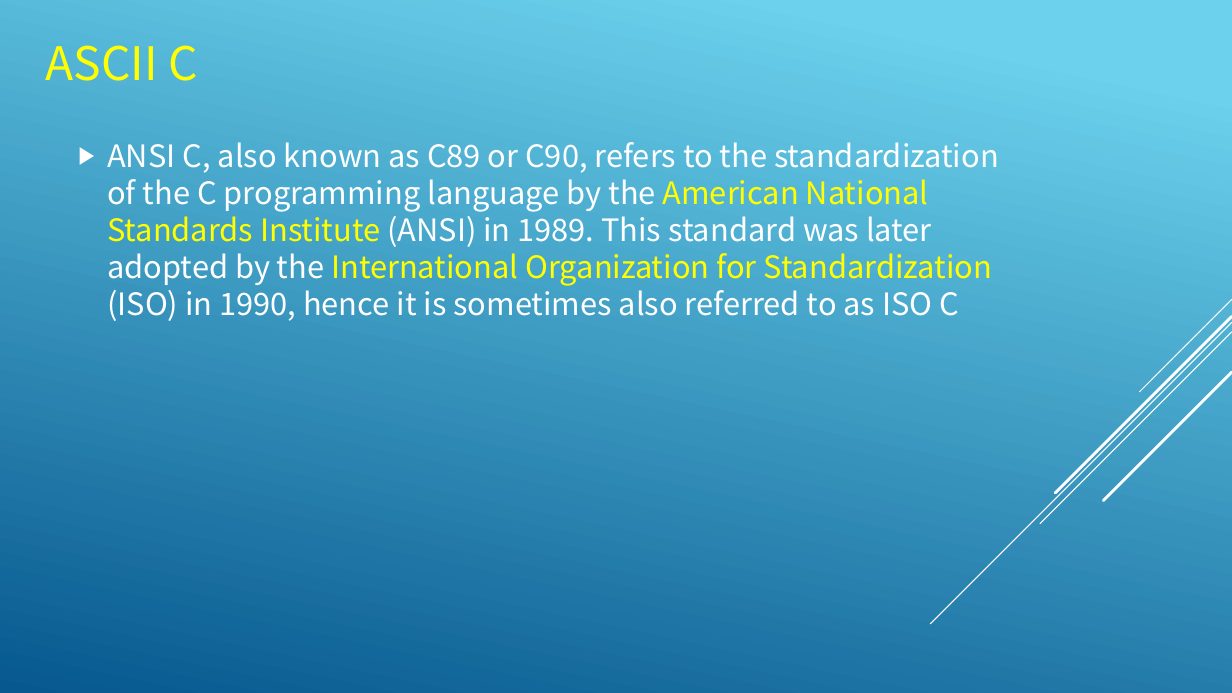
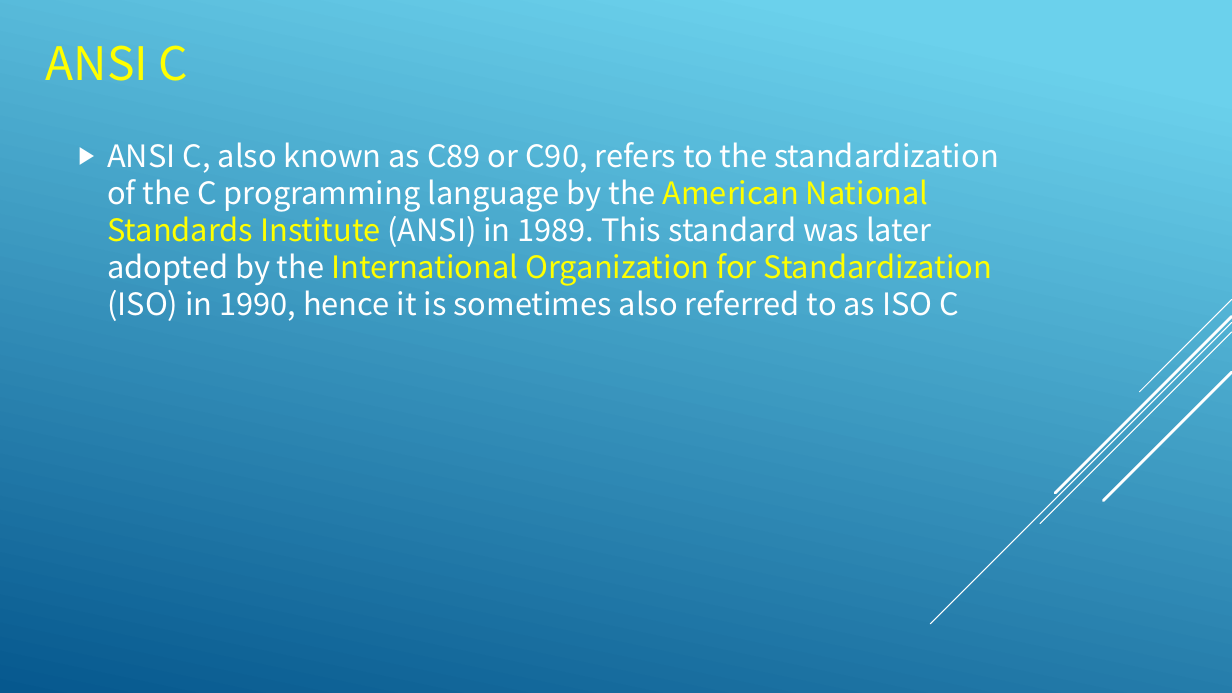
Before and after one commit to yckoincgu/C_Programming, a slide deck: slide 11 of 113/0_Introduction/C01_introduction.odp. Drawn at 1232x693 pixels with LibreOffice and Linux fonts; fonts in the diff are those of the drawing. Boxes give left, top, right and bottom in pixels: in the first picture for what was removed or moved away, otherwise in the second. Text is boxed around its words. In the diff, an @@ line names an element or a change of style, - is before the commit and + after.

```diff
--- a/113/0_Introduction/C01_introduction.odp
+++ b/113/0_Introduction/C01_introduction.odp
@@ title at (46,45,188,81): text changed @@
-ASCII C
+ANSI C
```
Also in this commit, not shown: 3 other files.
